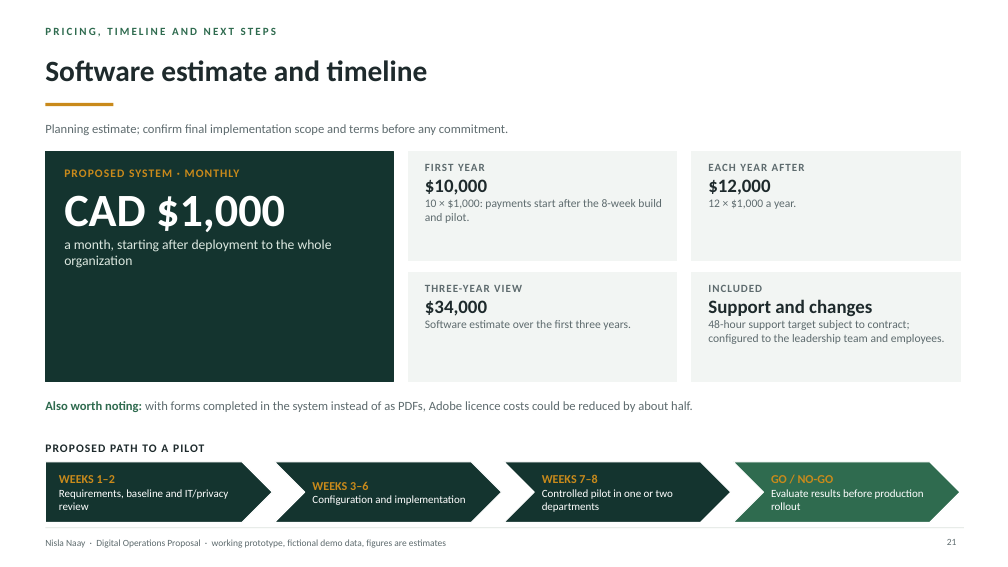
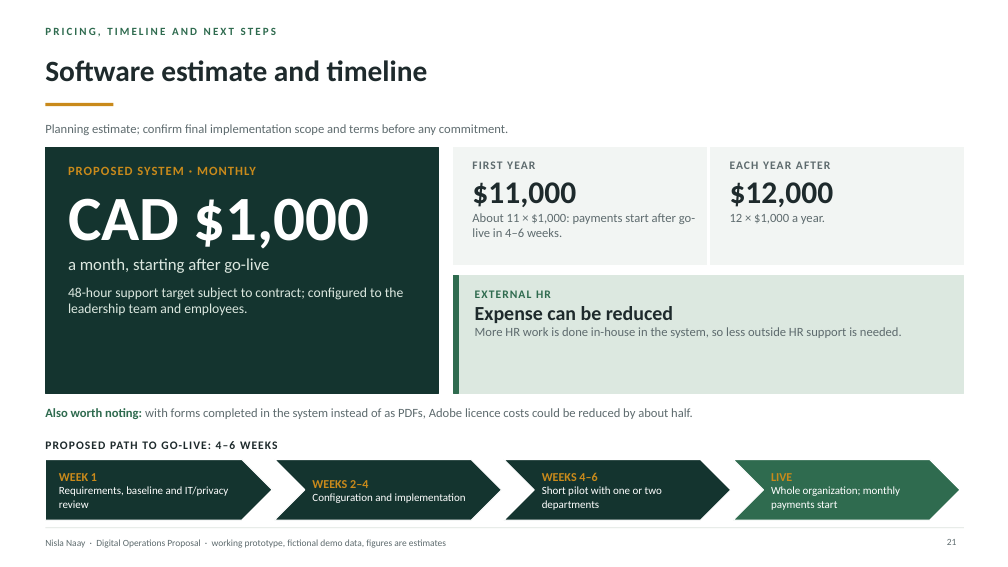
Before and after one commit to AndalibOlee/Portfolio, a slide deck: slide 21 of demo-platform/docs/Nisla_Naay_Executive_Digital_Operations_Proposal.pptx. Drawn at 1008x567 pixels with LibreOffice and Linux fonts; fonts in the diff are those of the drawing. Boxes give left, top, right and bottom in pixels: in the first picture for what was removed or moved away, otherwise in the second. Text is boxed around its words. In the diff, an @@ line names an element or a change of style, - is before the commit and + after.

```diff
--- a/demo-platform/docs/Nisla_Naay_Executive_Digital_Operations_Proposal.pptx
+++ b/demo-platform/docs/Nisla_Naay_Executive_Digital_Operations_Proposal.pptx
@@ rectangle: place and size @@
-rectangle at [45,151,393,382]
+rectangle at [45,147,439,393]
@@ rectangle: place and size @@
-rectangle at [408,151,677,261]
+rectangle at [454,147,707,265]
@@ rectangle: place and size @@
-rectangle at [692,151,960,261]
+rectangle at [711,147,964,265]
@@ text at [68,166,369,248]: size 11 to 12 pt in "PROPOSED SYSTEM · MONTHLY"; size 44 to 60 pt in "CAD $1,000" @@
@@ text at [472,161,535,169]: size 10.5 to 11 pt in "FIRST YEAR" @@
@@ text "FIRST YEAR": place and size @@
-text "FIRST YEAR" at [425,164,662,223]
+text "FIRST YEAR" at [472,161,695,237]
@@ text "EACH YEAR AFTER": place and size @@
-text "EACH YEAR AFTER" at [708,164,805,209]
+text "EACH YEAR AFTER" at [730,161,834,224]
@@ text "EACH YEAR AFTER" at [730,161,834,224]: size 10.5 to 11 pt in "EACH YEAR AFTER"; size 18 to 30 pt in "$12,000"; size 11 to 12 pt in "12 × $1,000 a year." @@
@@ text at [472,182,695,237]: text changed; size 11 to 12 pt @@
-$10,000
-10 × $1,000: payments start after the 8-week build and pilot.
+$11,000
+About 11 × $1,000: payments start after go-live in 4–6 weeks.
@@ text at [68,258,404,315]: text changed @@
-a month, starting after deployment to the whole organization
+a month, starting after go-live
+48-hour support target subject to contract; configured to the leadership team and employees.
@@ text removed at [425,285,631,330] @@
-THREE-YEAR VIEW
-$34,000
-Software estimate over the first three years.
@@ rectangle: place and size @@
-rectangle at [408,272,677,382]
+rectangle at [454,276,964,393]
@@ rectangle at [454,276,964,393]: fill #F2F5F3 to #DCE8E0; outline #F2F5F3 1 pt to #DCE8E0 1 pt @@
@@ rectangle added at [454,276,458,393], fill #2F6B4F, outline #2F6B4F 1 pt @@
@@ text added at [475,290,902,338], 12 pt, text #5E6B6E @@
+EXTERNAL HR
+Expense can be reduced
+More HR work is done in-house in the system, so less outside HR support is needed.
@@ rectangle removed at [692,272,960,382] @@
@@ text removed at [708,285,945,344] @@
-INCLUDED
-Support and changes
-48-hour support target subject to contract; configured to the leadership team and employees.
@@ text "Also worth noting: with forms ...": place and size @@
-text "Also worth noting: with forms ..." at [45,401,693,412]
+text "Also worth noting: with forms ..." at [45,408,693,419]
@@ text at [45,441,278,449]: text changed @@
-PROPOSED PATH TO A PILOT
+PROPOSED PATH TO GO-LIVE: 4–6 WEEKS
@@ text at [59,473,97,481]: text changed @@
-WEEKS 1–2
+WEEK 1
@@ text at [542,472,662,510]: text changed @@
-WEEKS 7–8
-Controlled pilot in one or two departments
+WEEKS 4–6
+Short pilot with one or two departments
@@ text at [771,473,900,510]: text changed @@
-GO / NO-GO
-Evaluate results before production rollout
+LIVE
+Whole organization; monthly payments start
@@ text at [312,480,368,488]: text changed @@
-WEEKS 3–6
+WEEKS 2–4
```
Also in this commit, not shown: 2 other slides changed, 8 other files.
